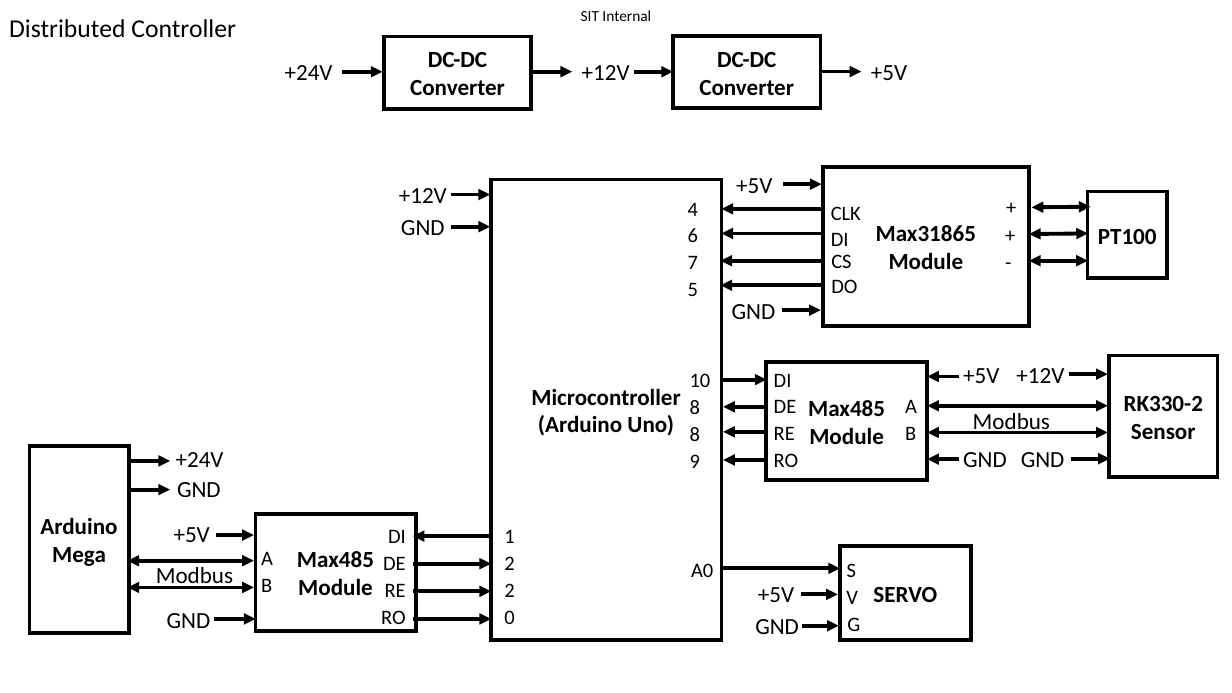
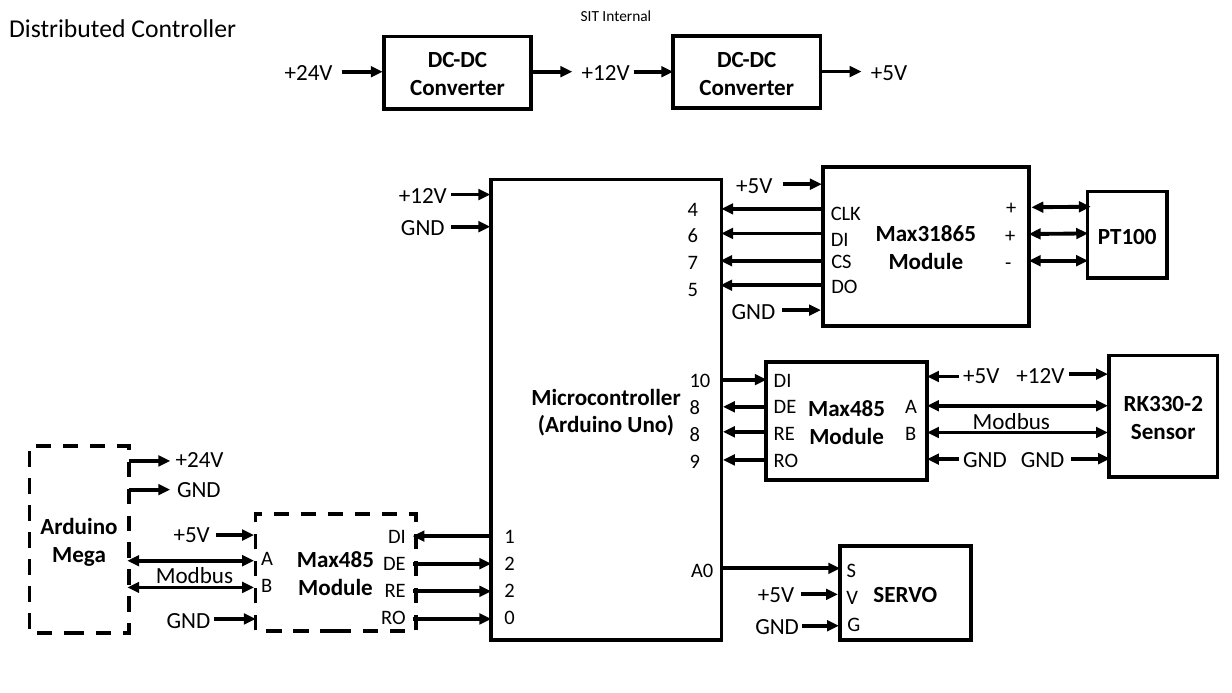
Before and after one commit to kanglc/Hashtag, a slide deck: slide 9 of Docs/thermal_controller_blockdiagram.pptx (slide 8 before the commit). Drawn at 1232x693 pixels with LibreOffice and Linux fonts; fonts in the diff are those of the drawing; background and template pictures are left out. Boxes give left, top, right and bottom in pixels: in the first picture for what was removed or moved away, otherwise in the second. Text is boxed around its words. In the diff, an @@ line names an element or a change of style, - is before the commit and + after.

Commit message:
Update document
thermal controller block diagram, with distributor controller of 1 Mega + 4 Unos.

```diff
--- a/Docs/thermal_controller_blockdiagram.pptx
+++ b/Docs/thermal_controller_blockdiagram.pptx
@@ rectangle "Arduino" at [30, 446, 128, 633]: outline #000000 3 pt to #000000 3 pt dashed @@
@@ rectangle "Max485" at [256, 514, 416, 631]: outline #000000 3 pt to #000000 3 pt dashed @@
```
Also in this commit, not shown: 1 slide added, 1 other file.
